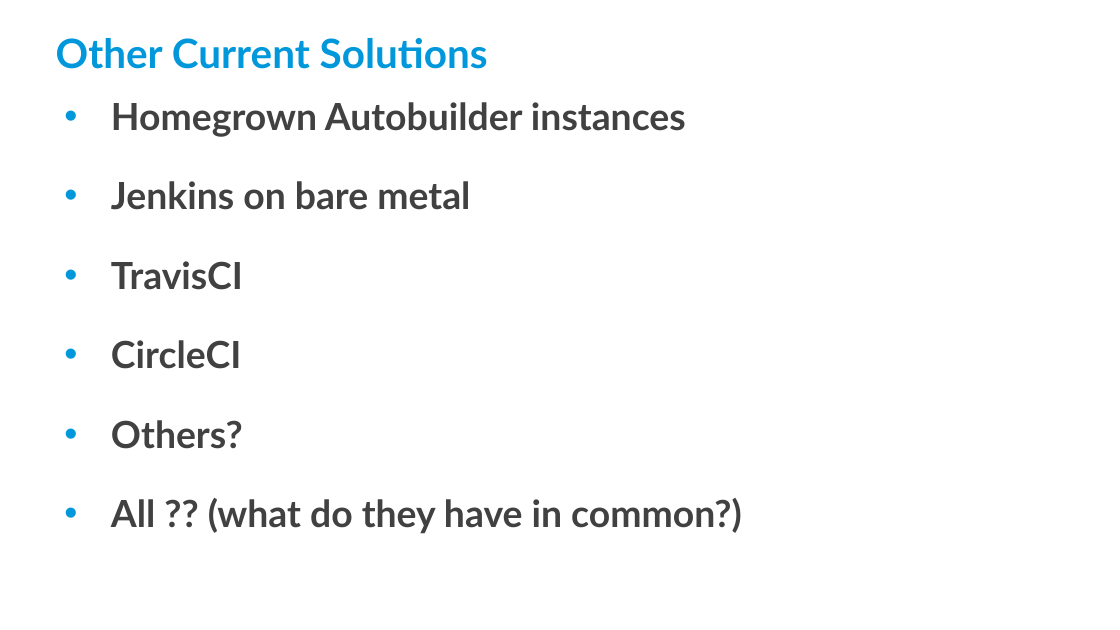
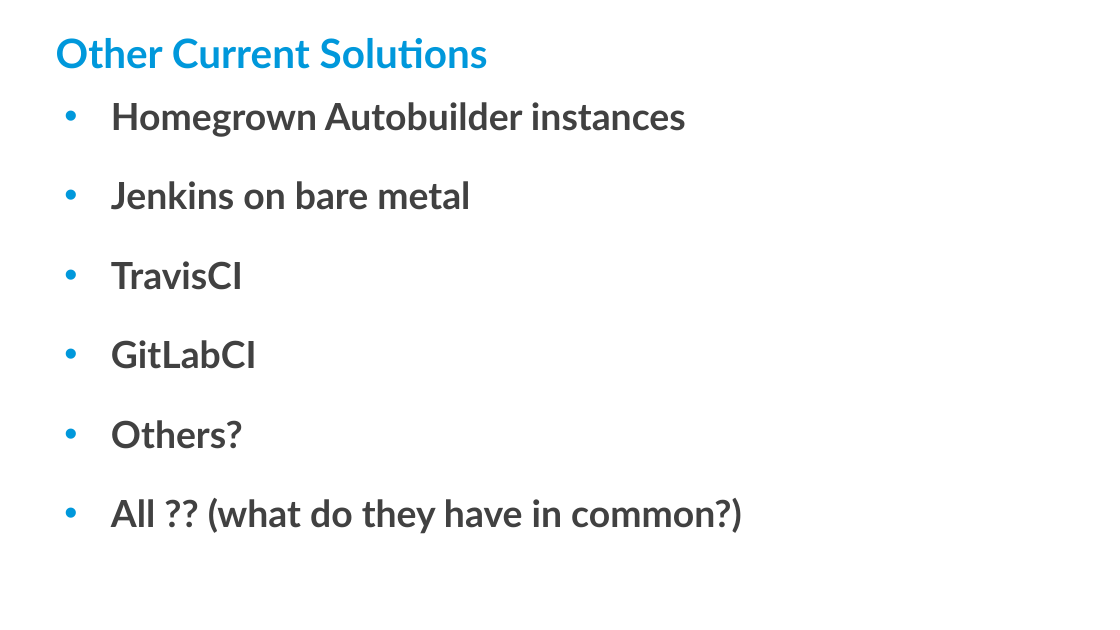
Before and after one commit to threexc/yocto-tekton, a slide deck: slide 8 of yddtalk/YP_DevDay_k8s_tekton.odp. Drawn at 1120x630 pixels with LibreOffice and Linux fonts; fonts in the diff are those of the drawing; background and template pictures are left out. Boxes give left, top, right and bottom in pixels: in the first picture for what was removed or moved away, otherwise in the second. Text is boxed around its words. In the diff, an @@ line names an element or a change of style, - is before the commit and + after.

```diff
--- a/yddtalk/YP_DevDay_k8s_tekton.odp
+++ b/yddtalk/YP_DevDay_k8s_tekton.odp
@@ text at bbox=[111, 340, 257, 369]: text changed @@
-• CircleCI
+• GitLabCI
```
Also in this commit, not shown: 2 other slides changed, 12 slides added, 1 slide removed.
